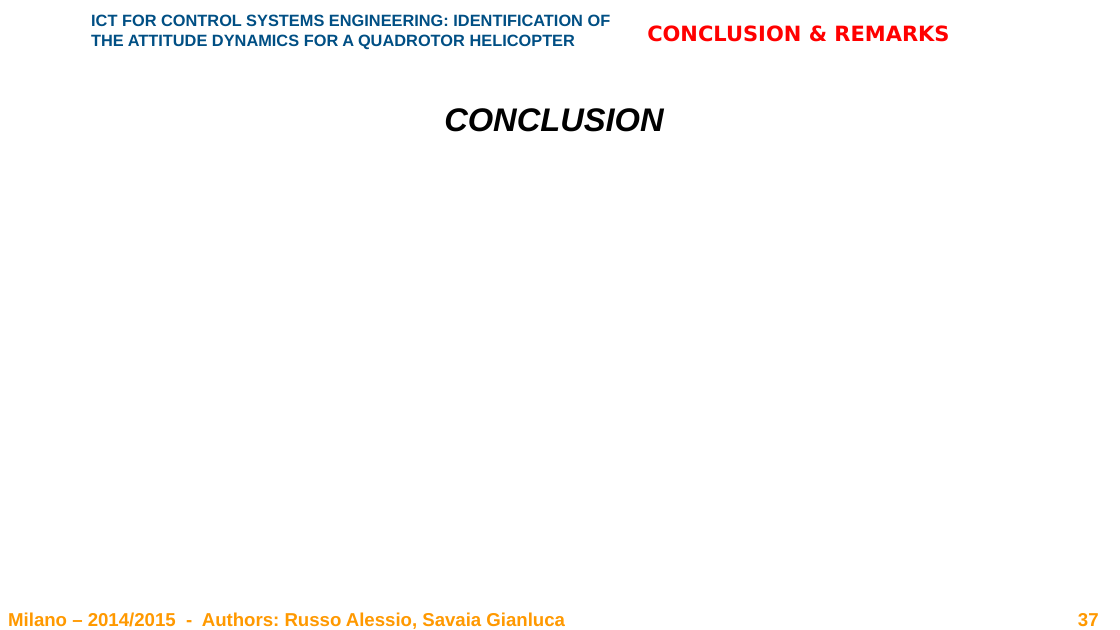
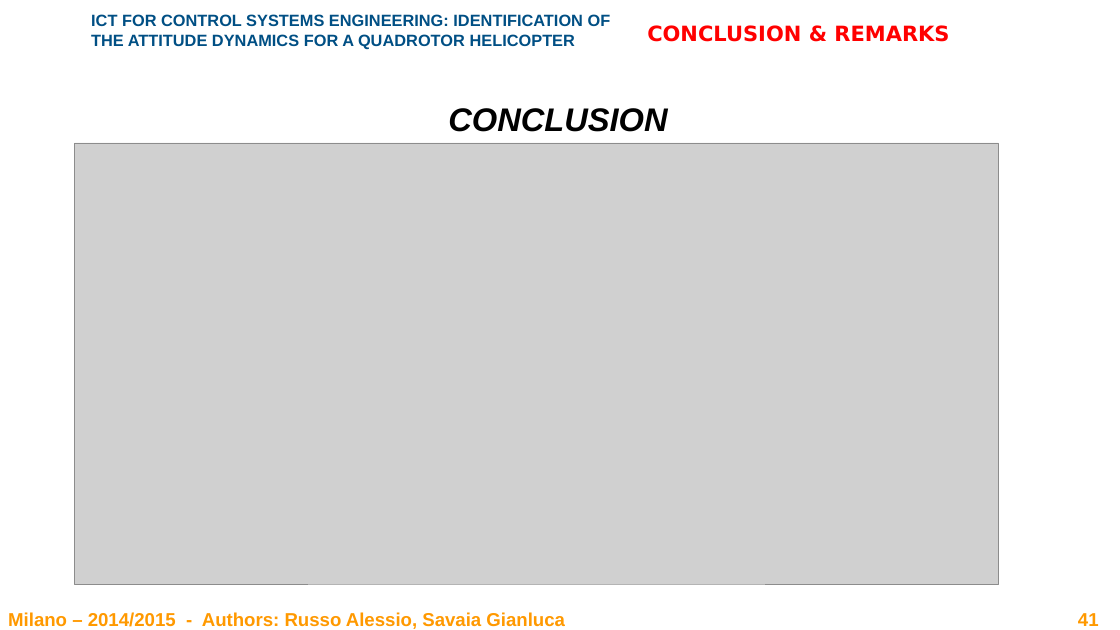
Before and after one commit to rssalessio/BlackBox-Quadrotor-Identification, a slide deck: slide 41 of report/Report.pptx (slide 37 before the commit). Drawn at 1120x630 pixels with LibreOffice and Linux fonts; fonts in the diff are those of the drawing; grey boxes stand for pictures; background and template pictures are left out. Boxes give left, top, right and bottom in pixels: in the first picture for what was removed or moved away, otherwise in the second. Text is boxed around its words. In the diff, an @@ line names an element or a change of style, - is before the commit and + after.

```diff
--- a/report/Report.pptx
+++ b/report/Report.pptx
@@ text "CONCLUSION" at (448, 108, 667, 132): alignment left to centre @@
@@ picture added at (75, 143, 999, 584) @@
@@ page number at (1078, 613, 1099, 626): text changed @@
-37
+41
```
Also in this commit, not shown: 2 other slides changed, 4 slides added, 9 other files.
